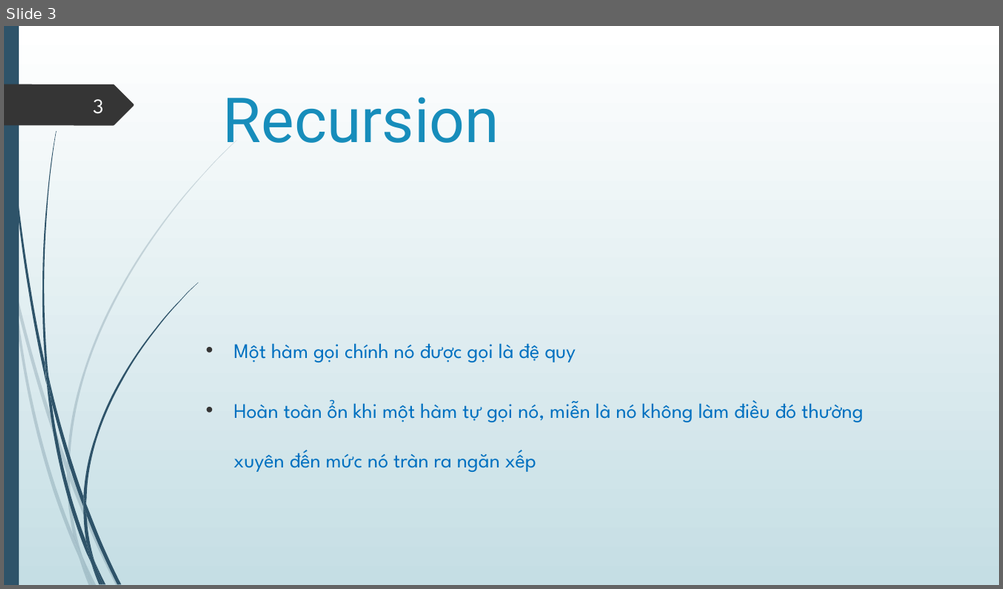
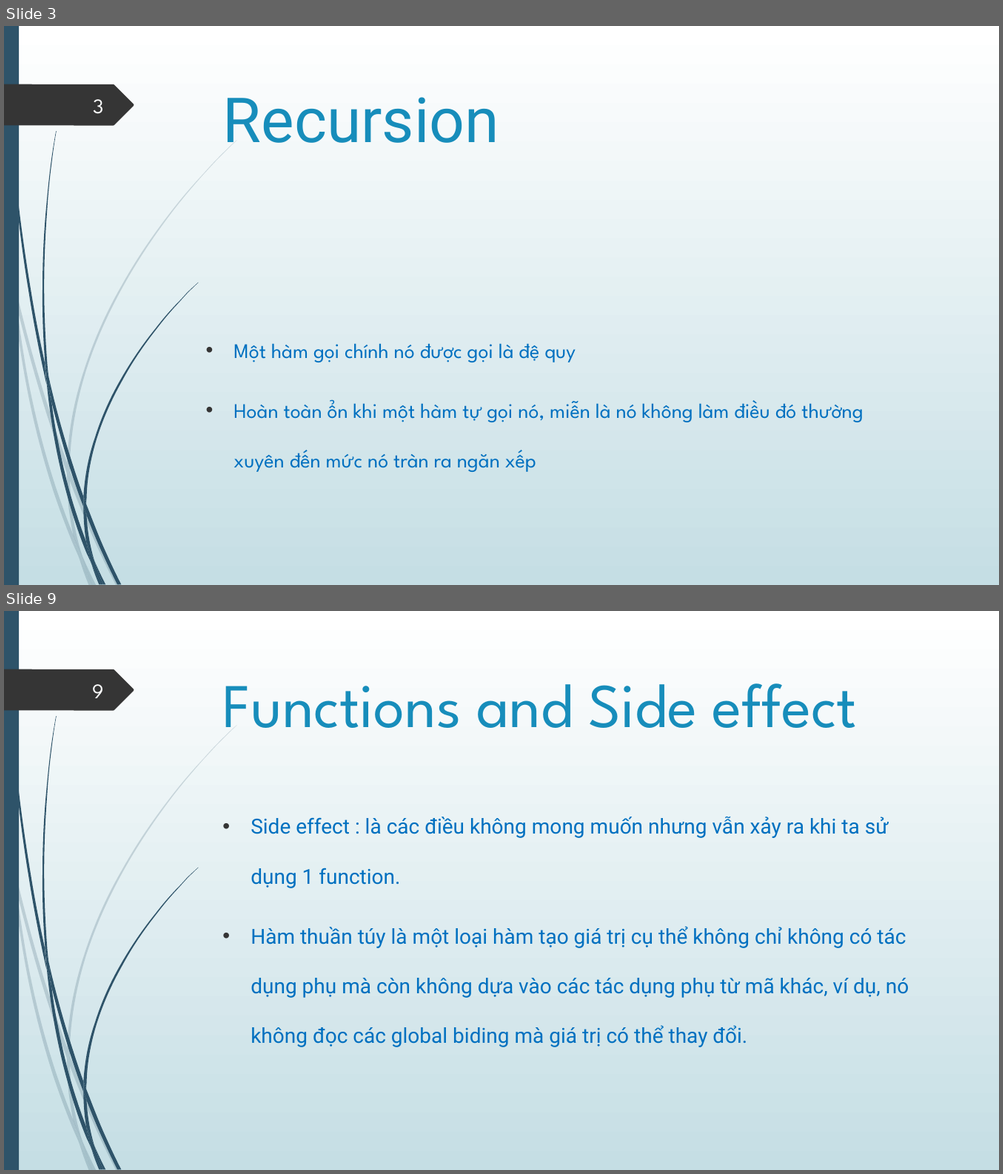
Before and after one commit to lionheartmettle/Bai-Tap-JS-TungNT72-, a slide deck: Slide/TungNT72.pptx. Shown one above the other, each under a label of ours: slide 3 before the commit, slides 3 and 9 after it; the slides between them are not shown. The pictures are 1003x589 and 1003x1174 pixels, drawn with LibreOffice and Linux fonts; fonts in the diff are those of the drawing. Boxes give left, top, right and bottom in pixels: in the first picture for what was removed or moved away, otherwise in the second. Text is boxed around its words. In the diff, an @@ line names an element or a change of style, - is before the commit and + after.

```diff
--- a/Slide/TungNT72.pptx
+++ b/Slide/TungNT72.pptx
@@ slide 9 added at (4,611,999,1170), background gradient #FFFFFF to #C5DEE5; not listed: 24 template elements that a slide beside it also shows @@
@@ page number added at (92,684,103,698), 20 pt, text #FEFFFF @@
+9
@@ title added at (223,684,857,738), 60 pt, text #178DBB @@
+Functions and Side effect
@@ text added at (250,817,908,1048), 20 pt, text #0070C0 @@
+• Side effect : là các điều không mong muốn nhưng vẫn xảy ra khi ta sử dụng 1 function.
+• Hàm thuần túy là một loại hàm tạo giá trị cụ thể không chỉ không có tác dụng phụ mà còn không dựa vào các tác dụng phụ từ mã khác, ví dụ, nó không đọc các global biding mà giá trị có thể thay đổi.
```
Also in this commit, not shown: 1 slide changed, 4 other slides added, 10 other files.
